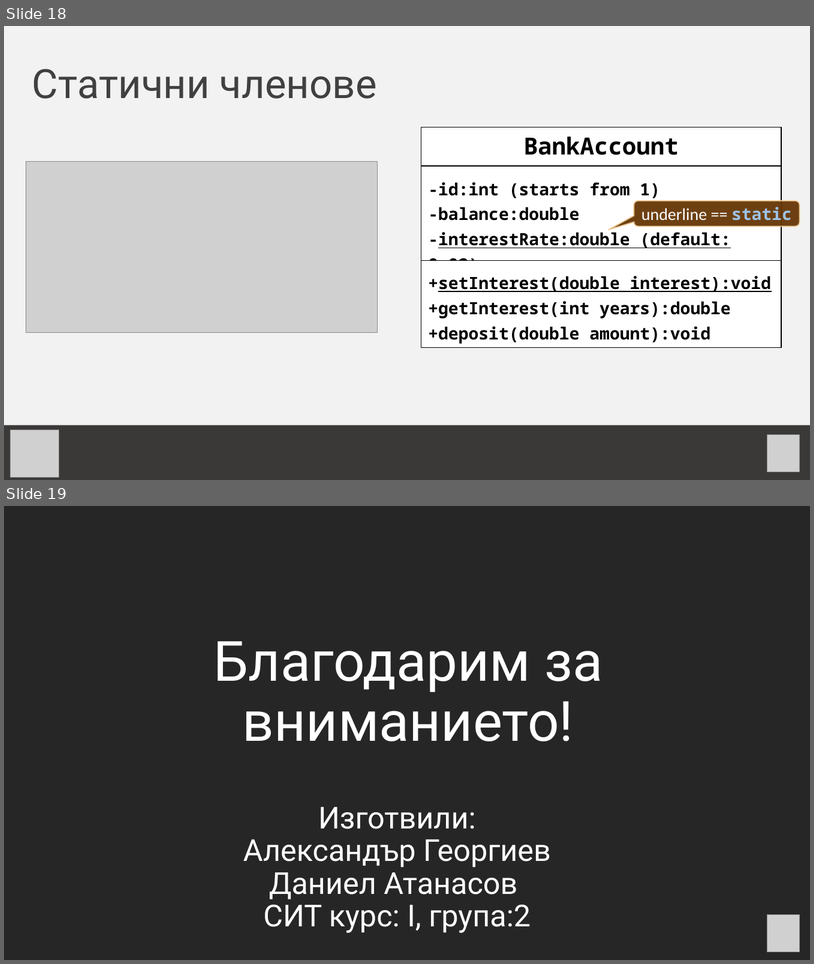
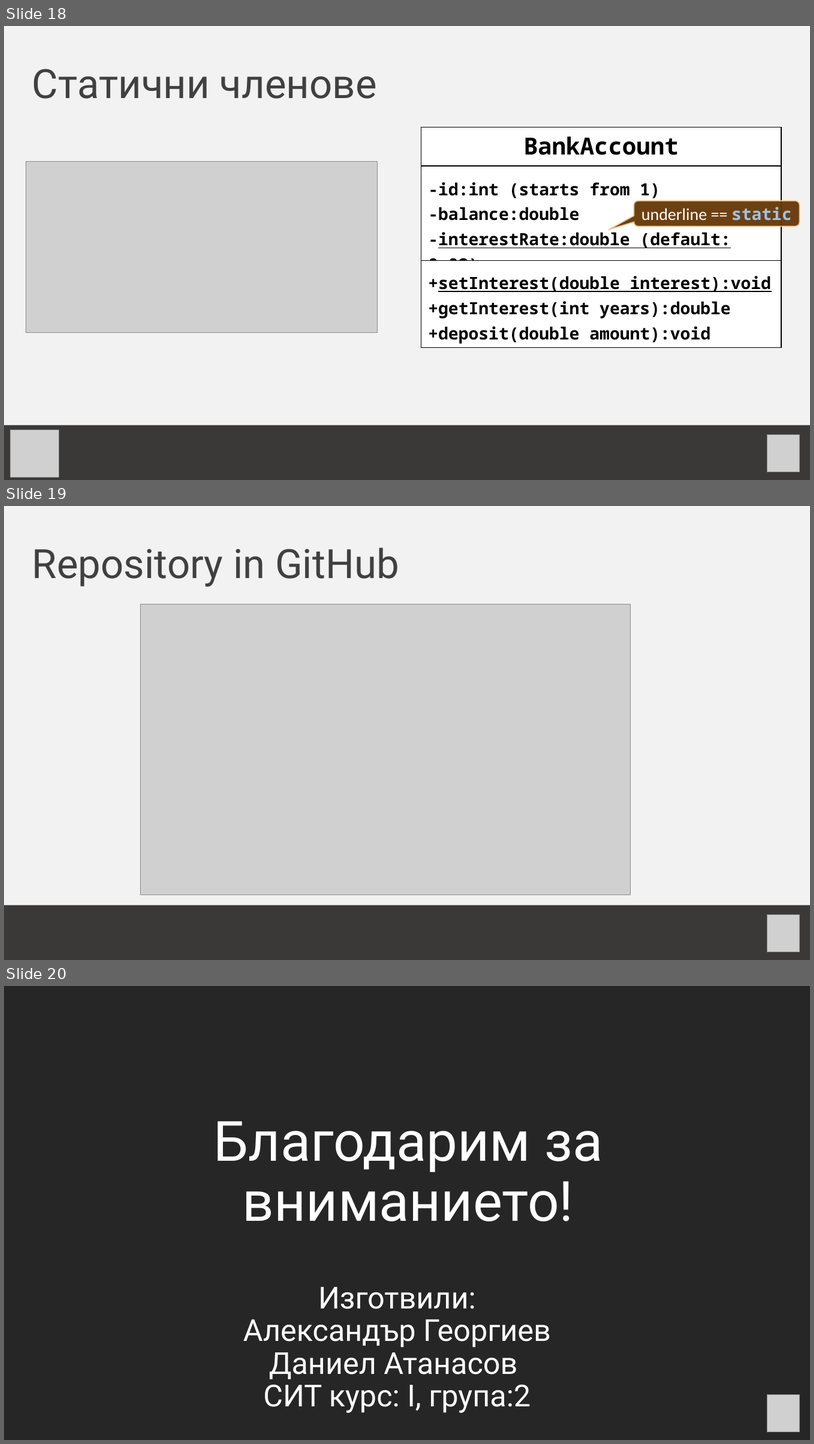
Before and after one commit to ageorgiev97/TU-Varna-Homeworks, a slide deck: УП/Presentation/Public Static Final Presentation Classes and objects.pptx. Shown one above the other, each under a label of ours: slides 18 and 19 before the commit, slides 18, 19 and 20 after it. The pictures are 814x964 and 814x1444 pixels, drawn with LibreOffice and Linux fonts; fonts in the diff are those of the drawing; grey boxes stand for pictures. Boxes give left, top, right and bottom in pixels: in the first picture for what was removed or moved away, otherwise in the second. Text is boxed around its words. In the diff, an @@ line names an element or a change of style, - is before the commit and + after.

Commit message:
git

```diff
--- a/УП/Presentation/Public Static Final Presentation Classes and objects.pptx
+++ b/УП/Presentation/Public Static Final Presentation Classes and objects.pptx
@@ slide 19 added at [4, 506, 810, 960], background #F2F2F2 @@
@@ title added at [32, 547, 399, 587], 48 pt, text #404040 @@
+Repository in GitHub
@@ picture added at [141, 604, 631, 894] @@
@@ rectangle added at [4, 904, 810, 960], fill #3B3838 @@
@@ picture added at [767, 915, 800, 952] @@
@@ what was slide 19 is now slide 20 @@
```
